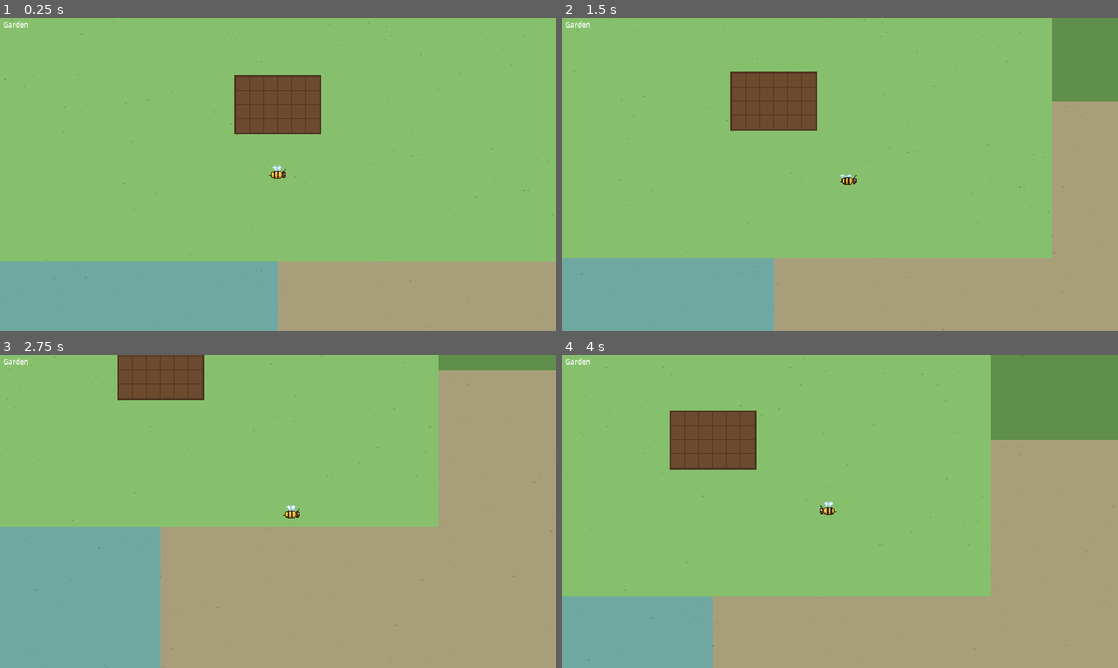
Above: before the commit, frames 1-4 (two rows, left to right).
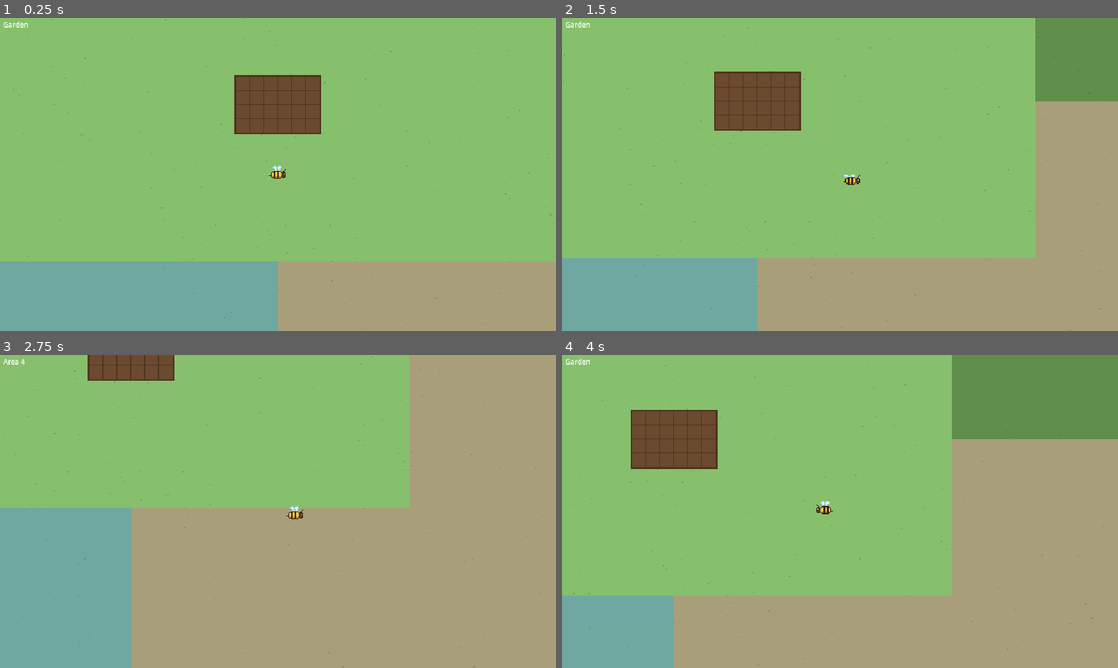
Above: after the commit, the same moments.

Repository: coleburdick/BeeGame
Game: Godot game, scene res://scenes/main.tscn
The game is run twice, just before and just after one commit, with the same random seed, the same clock (stepped at 60 frames per second) and the same inputs.
Inputs:
- Up to frame 1 (0.25 s): no input
- Up to frame 2 (1.5 s): tap Enter at 0.5 s; hold D (move_right) 0.53-1.28 s; hold S (move_down) from 1.28 s (still down)
- Up to frame 3 (2.75 s): release S (move_down) at 2.03 s; hold D (move_right) from 2.03 s (still down)
- Up to frame 4 (4 s): release D (move_right) at 2.78 s; hold W (move_up) 2.78-3.53 s; hold A (move_left) from 3.53 s (still down)

The runs differ from the first frame. In frame 1, 0.2% of the frame differs, in the area x 0-100%, y 0-100%; in frame 2, 4.6%; in frame 3, 13%; in frame 4, 11%.

Commit message:
Tune flight after playtest: speed 140, map 6x6 screens
- Raise bee max_speed from 110 to 140 px/s
- Enlarge map to 3840x2160 so the hub-to-corner flight takes ~15 s
- Hub stays one screen, centred; areas, start, barriers derive from CENTER
- Scale blockout specks with map area
- Record playtest results, size target and untested gamepad in docs

Co-Authored-By: Claude Opus 5.5 <noreply@anthropic.com>

Diff:
--- a/scripts/bee/bee.gd
+++ b/scripts/bee/bee.gd
@@ -2,7 +2,7 @@
 extends CharacterBody2D
 ## The player. Top-down flight with light inertia and an idle bob.
 
-@export var max_speed := 110.0
+@export var max_speed := 140.0
 ## How fast the bee reaches max speed (px/s²).
 @export var acceleration := 650.0
 ## How fast the bee drifts to a stop when input is released (px/s²).
--- a/scripts/world/map_layout.gd
+++ b/scripts/world/map_layout.gd
@@ -1,28 +1,31 @@
 class_name MapLayout
 extends RefCounted
 ## Single source of truth for the map's geometry (see DESIGN.md > World).
+## Sized so a straight diagonal flight from the hub to a corner takes ~15 s at the bee's max speed.
 
 const TILE := 16
-const WORLD := Rect2(0, 0, 1920, 1080)
-const HUB := Rect2(640, 360, 640, 360)
+const WORLD := Rect2(0, 0, 3840, 2160)
+const CENTER := Vector2(1920, 1080)
+## The hub is one screen (640x360) centred on the map.
+const HUB := Rect2(CENTER.x - 320, CENTER.y - 180, 640, 360)
 const BARRIER_THICKNESS := 16
 
 const GARDEN_COLS := 6
 const GARDEN_ROWS := 4
 const GARDEN := Rect2(
-	960 - GARDEN_COLS * TILE / 2, 540 - GARDEN_ROWS * TILE / 2,
+	CENTER.x - GARDEN_COLS * TILE / 2, CENTER.y - GARDEN_ROWS * TILE / 2,
 	GARDEN_COLS * TILE, GARDEN_ROWS * TILE)
 
-const BEE_START := Vector2(960, 620)
+const BEE_START := CENTER + Vector2(0, 80)
 
 enum Area { HUB, AREA_1, AREA_2, AREA_3, AREA_4 }
 
 ## Quadrant per flower area. The hub sits on top of their shared corner.
 const AREA_RECTS := {
-	Area.AREA_1: Rect2(0, 0, 960, 540),
-	Area.AREA_2: Rect2(960, 0, 960, 540),
-	Area.AREA_3: Rect2(0, 540, 960, 540),
-	Area.AREA_4: Rect2(960, 540, 960, 540),
+	Area.AREA_1: Rect2(0, 0, CENTER.x, CENTER.y),
+	Area.AREA_2: Rect2(CENTER.x, 0, WORLD.size.x - CENTER.x, CENTER.y),
+	Area.AREA_3: Rect2(0, CENTER.y, CENTER.x, WORLD.size.y - CENTER.y),
+	Area.AREA_4: Rect2(CENTER.x, CENTER.y, WORLD.size.x - CENTER.x, WORLD.size.y - CENTER.y),
 }
 
 const AREA_NAMES := {
--- a/scripts/world/world.gd
+++ b/scripts/world/world.gd
@@ -12,7 +12,7 @@
 const BARRIER_COLOR := Color("2f5a2a")
 const SOIL_COLOR := Color("6b4a2f")
 const SOIL_LINE := Color("4e3520")
-const SPECK_COUNT := 900
+const SPECK_COUNT := 3600
 
 
 func _ready() -> void:
Not shown, changed: DESIGN.md
Not shown, changed: HANDOFF.md
